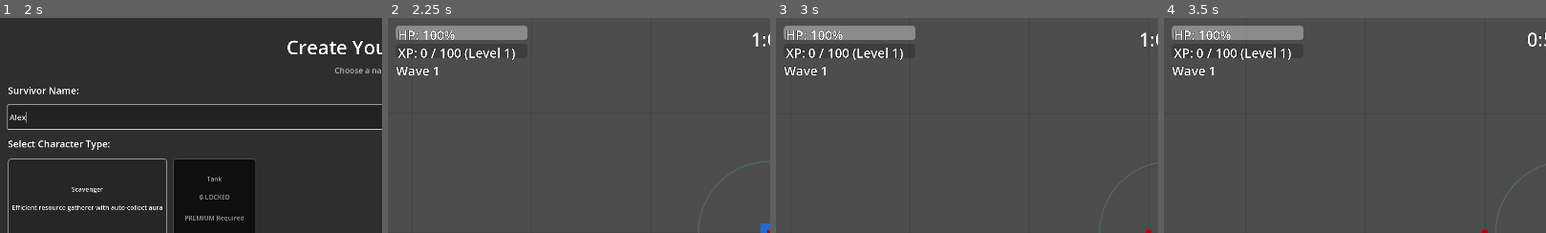
Above: before the commit, frames 1-4 (left to right).
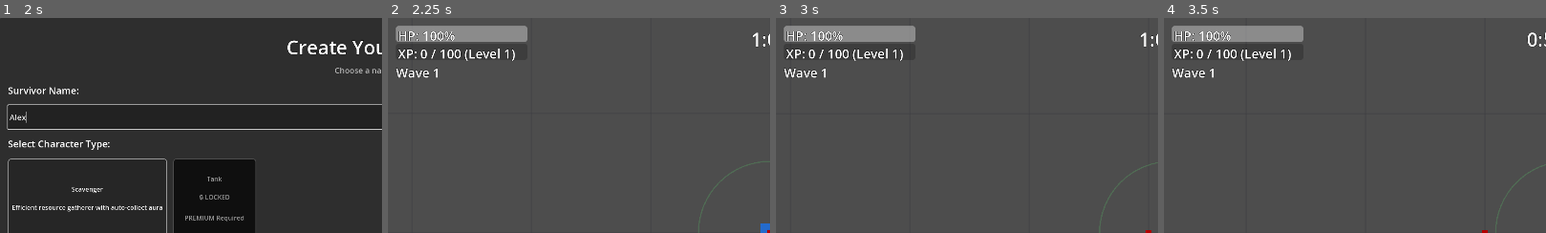
Above: after the commit, the same moments.

Repository: alanjayspector/scrap-survivor-godot
Game: Godot game, scene res://scenes/ui/character_roster.tscn
Two runs of this game, one before a commit and one after it. Both use one fixed random seed, a clock stepped at 60 frames per second and the inputs below. Sound files missing from this copy of the repository are replaced by a short silence.
Inputs (mouse positions are % of the whole screen's width and height, from its top left):
- Up to frame 1 (2 s): click "Create New Survivor" at 0.5 s; click (50, 23) at 1.27 s; type "Alex" at 1.35 s
- Up to frame 2 (2.25 s): click "Create & Play" at 2 s
- Up to frame 3 (3 s): tap Enter at 2.75 s; move the mouse to (72, 45) at 2.77 s; hold D (move_right) from 2.78 s (still down); hold Shift from 2.78 s (still down); click (72, 45) at 2.92 s
- Up to frame 4 (3.5 s): keep holding D (move_right); keep holding Shift
The pictures show only the part of the screen within x 0-50%, y 0-50%; the shares and areas given below are measured in that part.

Frame 1 is identical in both runs. In frame 2, 1.2% of the frame differs, in the area x 2-37%, y 5-28%; in frame 3, 1.2%; in frame 4, 1.2%.

Commit message:
feat(ui): fix HP/XP bar text clipping and add safe area support
- Increase HP/XP bar heights from 35px to 40px
- Add 2px vertical padding to prevent text bottom clipping
- Add safe area inset calculation to hud.gd
- Adjust HUD element positions for iOS notch/Dynamic Island/home indicator
- Based on ScreenContainer pattern from Phase 6

Week 16 Phase 7: Combat HUD Mobile Optimization

🤖 Generated with [Claude Code](https://claude.com/claude-code)

Co-Authored-By: Claude <noreply@anthropic.com>

Diff:
--- a/scenes/ui/hud.gd
+++ b/scenes/ui/hud.gd
@@ -75,6 +75,9 @@
 
 
 func _ready() -> void:
+	# Apply safe area insets first (Week 16 Phase 7)
+	_apply_safe_area_insets()
+
 	# Connect to HudService signals
 	if HudService:
 		HudService.hp_changed.connect(_on_hp_changed)
@@ -112,6 +115,76 @@
 	_on_wave_changed(HudService.get_current_wave())
 
 	GameLogger.info("HUD initialized")
+
+
+func _apply_safe_area_insets() -> void:
+	"""Apply safe area insets to HUD elements (Week 16 Phase 7)
+
+	Adjusts positions of HUD elements to avoid overlap with:
+	- iPhone notches/Dynamic Island (top)
+	- Home indicator (bottom)
+	- Rounded corners (left/right)
+
+	Based on ScreenContainer pattern from screen_container.gd
+	"""
+	if not OS.has_feature("mobile"):
+		GameLogger.info("HUD: Desktop detected - no safe area adjustments needed")
+		return
+
+	# Get safe area from viewport
+	var safe_area = DisplayServer.get_display_safe_area()
+	var viewport_size = get_viewport().get_visible_rect().size
+
+	# Calculate insets
+	var inset_top = safe_area.position.y
+	var inset_left = safe_area.position.x
+	var inset_bottom = viewport_size.y - (safe_area.position.y + safe_area.size.y)
+	var inset_right = viewport_size.x - (safe_area.position.x + safe_area.size.x)
+
+	# Clamp to non-negative (iOS API can return bad data in landscape)
+	inset_top = max(0, inset_top)
+	inset_left = max(0, inset_left)
+	inset_bottom = max(0, inset_bottom)
+	inset_right = max(0, inset_right)
+
+	# Landscape mode: Make left/right symmetric (no side notches in landscape)
+	var is_landscape = viewport_size.x > viewport_size.y
+	if is_landscape:
+		var side_margin = max(inset_left, inset_right)
+		inset_left = side_margin
+		inset_right = side_margin
+
+	# Enforce minimum bottom margin for home indicator (iOS HIG: ~34px)
+	inset_bottom = max(34, inset_bottom)
+
+	GameLogger.info(
+		"HUD: Applying safe area insets",
+		{"top": inset_top, "left": inset_left, "bottom": inset_bottom, "right": inset_right}
+	)
+
+	# Adjust left-side elements (HP, XP, Wave)
+	if hp_bar:
+		hp_bar.position.x += inset_left
+		hp_bar.position.y += inset_top
+
+	if xp_bar:
+		xp_bar.position.x += inset_left
+		xp_bar.position.y += inset_top
+
+	if wave_label:
+		wave_label.position.x += inset_left
+		wave_label.position.y += inset_top
+
+	# Adjust top-center element (Wave Timer)
+	if wave_timer_label:
+		wave_timer_label.position.y += inset_top
+
+	# Adjust top-right element (Currency Display)
+	if currency_display:
+		currency_display.position.x -= inset_right
+		currency_display.position.y += inset_top
+
+	GameLogger.info("HUD: Safe area insets applied successfully")
 
 
 func _connect_to_wave_manager() -> void:
--- a/scenes/ui/hud.tscn
+++ b/scenes/ui/hud.tscn
@@ -27,7 +27,7 @@
 offset_left = 20.0
 offset_top = 20.0
 offset_right = 350.0
-offset_bottom = 55.0
+offset_bottom = 60.0
 max_value = 100.0
 value = 100.0
 show_percentage = false
@@ -35,9 +35,9 @@
 [node name="HPLabel" type="Label" parent="HPBar"]
 layout_mode = 0
 offset_left = 5.0
-offset_top = 0.0
+offset_top = 2.0
 offset_right = 325.0
-offset_bottom = 35.0
+offset_bottom = 38.0
 theme_override_colors/font_color = Color(1, 1, 1, 1)
 theme_override_colors/font_outline_color = Color(0, 0, 0, 1)
 theme_override_constants/outline_size = 3
@@ -46,12 +46,12 @@
 vertical_alignment = 1
 
 [node name="XPBar" type="ProgressBar" parent="."]
-custom_minimum_size = Vector2(300, 35)
+custom_minimum_size = Vector2(300, 40)
 layout_mode = 0
 offset_left = 20.0
 offset_top = 65.0
 offset_right = 350.0
-offset_bottom = 100.0
+offset_bottom = 105.0
 theme_override_colors/font_color = Color(1, 1, 1, 1)
 theme_override_styles/fill = SubResource("StyleBoxFlat_xp_fill")
 max_value = 100.0
@@ -60,9 +60,9 @@
 [node name="XPLabel" type="Label" parent="XPBar"]
 layout_mode = 0
 offset_left = 5.0
-offset_top = 0.0
+offset_top = 2.0
 offset_right = 325.0
-offset_bottom = 35.0
+offset_bottom = 38.0
 theme_override_colors/font_color = Color(1, 1, 1, 1)
 theme_override_colors/font_outline_color = Color(0, 0, 0, 1)
 theme_override_constants/outline_size = 3
@@ -73,9 +73,9 @@
 [node name="WaveLabel" type="Label" parent="."]
 layout_mode = 0
 offset_left = 20.0
-offset_top = 110.0
+offset_top = 115.0
 offset_right = 160.0
-offset_bottom = 145.0
+offset_bottom = 150.0
 theme_override_colors/font_outline_color = Color(0, 0, 0, 1)
 theme_override_constants/outline_size = 3
 theme_override_font_sizes/font_size = 32
